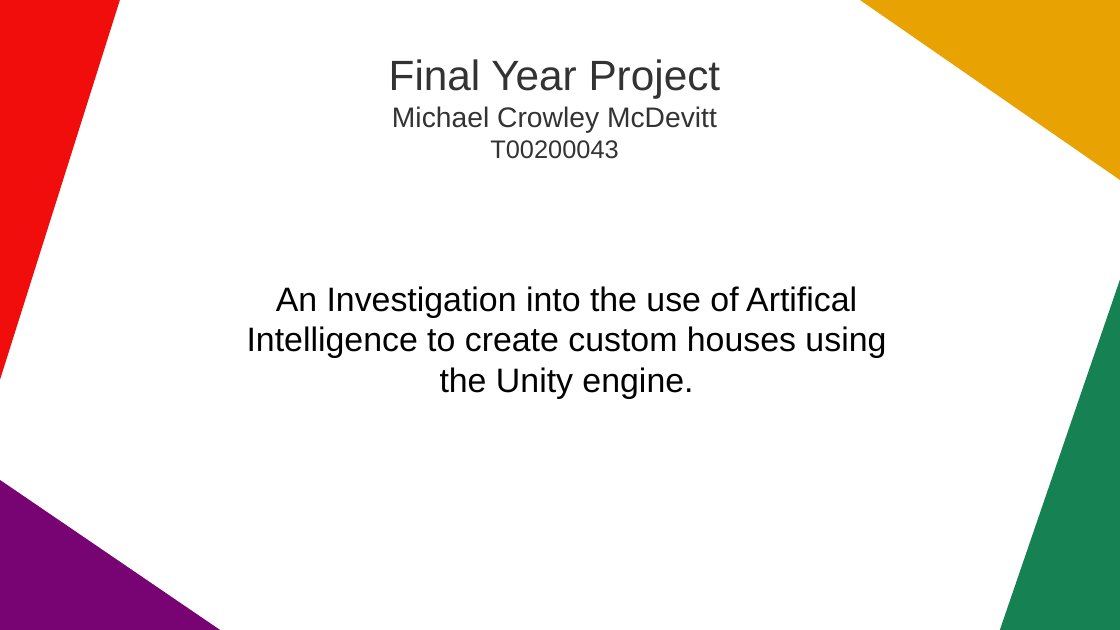
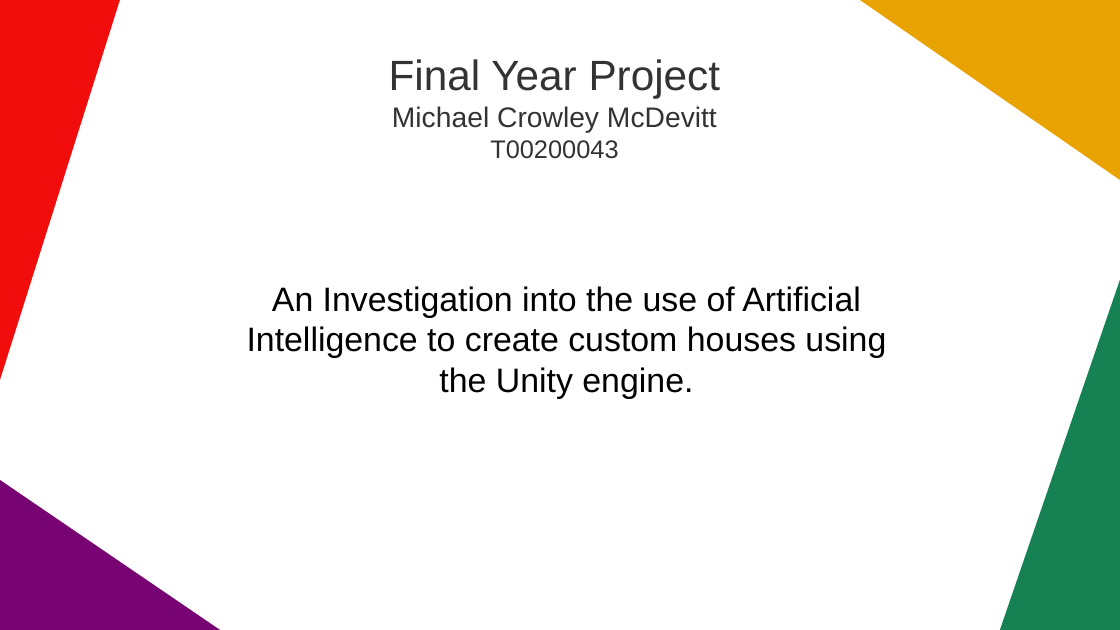
Before and after one commit to basicJavaCoder/FinalYearProject, a slide deck: slide 1 of FYP-Research-Area-questions.pptx. Drawn at 1120x630 pixels with LibreOffice and Linux fonts; fonts in the diff are those of the drawing. Boxes give left, top, right and bottom in pixels: in the first picture for what was removed or moved away, otherwise in the second. Text is boxed around its words. In the diff, an @@ line names an element or a change of style, - is before the commit and + after.

```diff
--- a/FYP-Research-Area-questions.pptx
+++ b/FYP-Research-Area-questions.pptx
@@ text at (247,286,886,399): text changed @@
-An Investigation into the use of Artifical Intelligence to create custom houses using the Unity engine.
+An Investigation into the use of Artificial Intelligence to create custom houses using the Unity engine.
```
